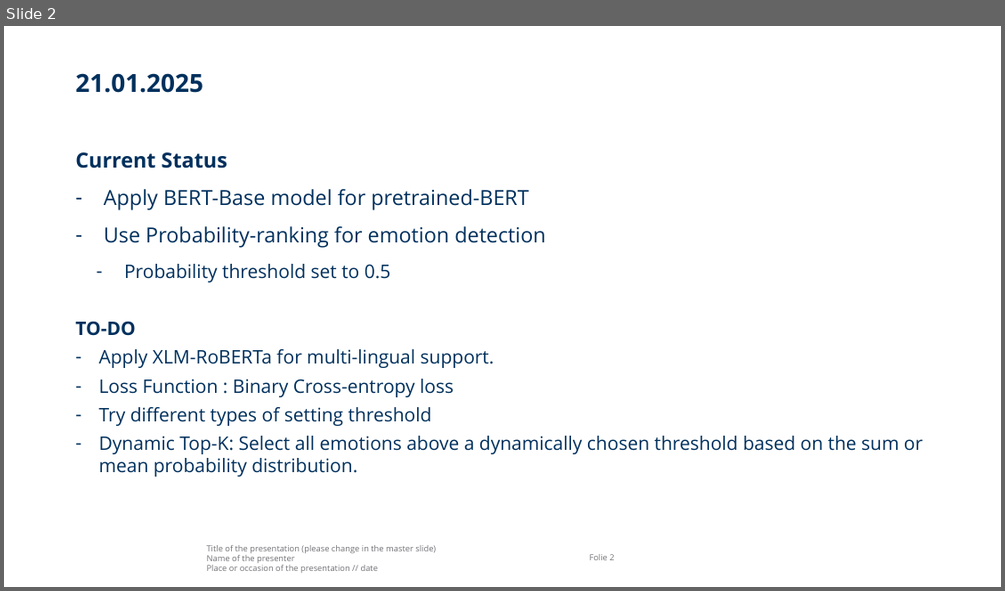
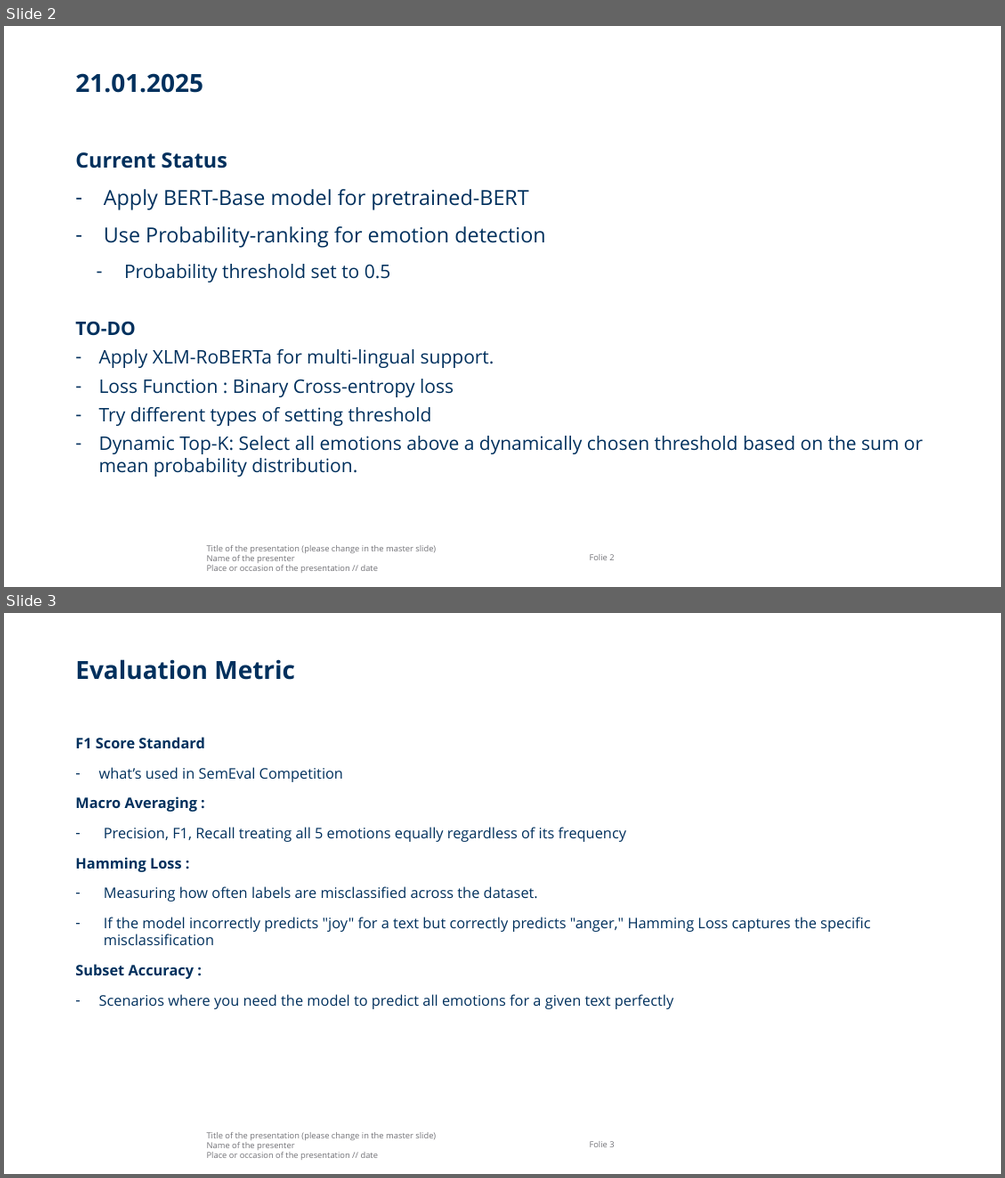
Before and after one commit to kim33/LLMProject_SemEval, a slide deck: LLMProject_SemEval.pptx. Shown one above the other, each under a label of ours: slide 2 before the commit, slides 2 and 3 after it. The pictures are 1005x591 and 1005x1178 pixels, drawn with LibreOffice and Linux fonts; fonts in the diff are those of the drawing; background and template pictures are left out. Boxes give left, top, right and bottom in pixels: in the first picture for what was removed or moved away, otherwise in the second. Text is boxed around its words. In the diff, an @@ line names an element or a change of style, - is before the commit and + after.

```diff
--- a/LLMProject_SemEval.pptx
+++ b/LLMProject_SemEval.pptx
@@ slide 3 added at (4,613,1001,1174), background #FFFFFF; not listed: 2 template elements that a slide beside it also shows @@
@@ title added at (75,659,295,680), 24 pt, text #00305D, bold @@
+Evaluation Metric
@@ text added at (75,737,870,1009), 14 pt, text #00305D @@
+F1 Score Standard
+– what’s used in SemEval Competition
+Macro Averaging :
+– Precision, F1, Recall treating all 5 emotions equally regardless of its frequency
+Hamming Loss :
+– Measuring how often labels are misclassified across the dataset.
+– If the model incorrectly predicts "joy" for a text but correctly predicts "anger," Hamming Loss captures the specific misclassification
+Subset Accuracy :
+– Scenarios where you need the model to predict all emotions for a given text perfectly
```
Also in this commit, not shown: 2 other slides added, 2 other files.
